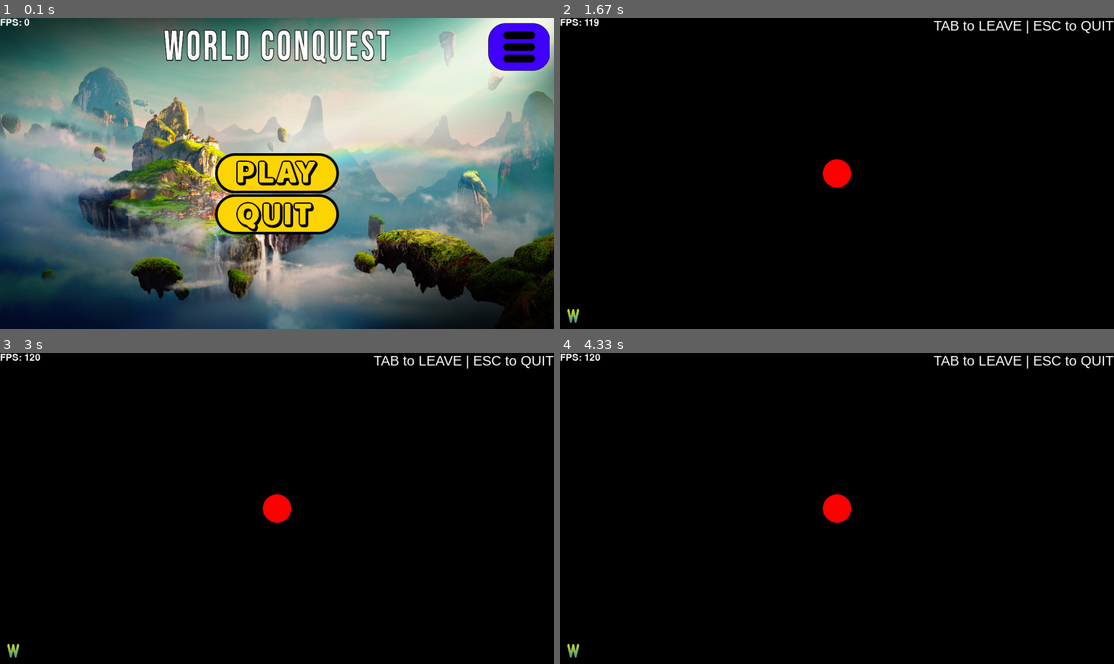
Above: before the commit, frames 1-4 (two rows, left to right).
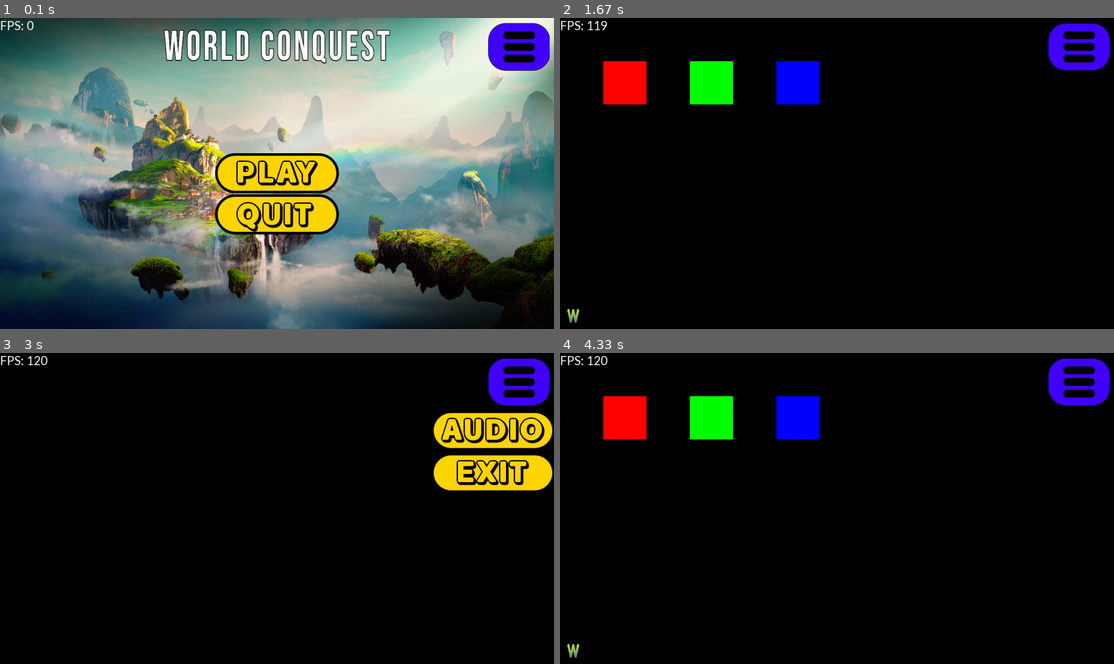
Above: after the commit, the same moments.

Repository: SWE2024/project-pygame
Game: pygame game, started from main.py
The game is run twice, just before and just after one commit, with the same random seed, the same clock (stepped at 60 frames per second) and the same inputs.
Inputs (mouse positions are in pixels of both pictures, inside the frame that each line leads up to):
- Up to frame 1 (0.1 s): no input
- Up to frame 2 (1.67 s): click (837, 173) at 0.38 s; hold Tab 0.67-1.13 s; click (665, 126) at 1.22 s; click (837, 173) at 1.55 s
- Up to frame 3 (3 s): click (288, 402) at 1.88 s; click (520, 384) at 2.22 s; click (260, 455) at 2.72 s
- Up to frame 4 (4.33 s): tap F at 3 s; click (1047, 430) at 3.38 s; click (1036, 483) at 3.72 s; click (837, 508) at 4.05 s

The runs differ from the first frame. In frame 1, 0.1% of the frame differs, in the area x 0-7%, y 0-4%; in frame 2, 5.4%; in frame 3, 6.2%, in the area x 0-100%, y 0-99%; in frame 4, 5.4%.

Commit message:
added game settings menu

Diff:
--- a/main.py
+++ b/main.py
@@ -15,11 +15,11 @@
 display_width = display_info.current_w
 display_height = display_info.current_h
 
-# choose here whether to start in resizable or fullscreen
+# choose here whether to start in resizable or full screen
 screen = pygame.display.set_mode((display_width, display_height), pygame.FULLSCREEN, vsync=0)
 # screen = pygame.display.set_mode((1280, 720), pygame.RESIZABLE, vsync = 0) # use to begin in windowed
 
-init_fullscreen = True # set to true if beginning in fullscreen
+init_fullscreen = True # set to true if beginning in full screen
 
 # file system setup
 current_path = os.path.dirname(__file__)
@@ -60,7 +60,7 @@
 
 class FPS:
     def __init__(self):
-        self.font = pygame.font.SysFont(pygame.font.get_default_font(), 32)
+        self.font = pygame.font.SysFont('Calibri', 32)
 
     def render(self, screen):
         self.text = self.font.render('FPS: ' + str(round(clock.get_fps())), True, (255, 255, 255))
@@ -68,10 +68,12 @@
 
 
 class UI:
-    # this variable holds the method to render the current scene
-    # the variable is a pointer to the actual method definitions defined below
-    # to change scene, set this variable to the scene's method and return out of the current method
-    # the while loop will run the next scene's method true this variable
+    """
+    this variable holds the method to render the current scene
+    the variable is a pointer to the actual method definitions defined below
+    to change scene, set this variable to the scene's method and return out of
+    the current method to switch
+    """
     current_page = None
 
     # change this value based on the starting screen
@@ -80,7 +82,7 @@
     fullscreen_key = pygame.K_f
 
     def __init__(self):
-        self.font = pygame.font.SysFont("Arial", 32)
+        self.font = pygame.font.SysFont('Calibri', 32)
         self.current_page = self.menu
         self.fullscreen = init_fullscreen
 
@@ -88,9 +90,9 @@
         change_music(current_path + '/assets/musicMenu.mp3')
 
     def render(self, screen):
-        self.text = self.font.render('TAB to LEAVE | ESC to QUIT', True, (255, 255, 255))
-        self.text_width = self.text.get_width()
-        screen.blit(self.text, (screen.get_width() - self.text_width, 0))
+        """
+        render all game UI required here
+        """
         self.icon = pygame.transform.scale(icon, (50, 50))
         screen.blit(self.icon, (5, screen.get_height() - 55))  # offset by 5px, so it is not stuck in the bottom left
 
@@ -143,6 +145,7 @@
                 if event.type == pygame.MOUSEBUTTONDOWN and event.button == 1:
                     if areaPlayBtn.collidepoint(event.pos):
                         self.current_page = self.game
+                        change_music(current_path + '/assets/musicBackground.mp3')
                         return
                     if areaQuitBtn.collidepoint(event.pos):
                         running = False
@@ -213,8 +216,6 @@
                         else:
                             mixer.music.set_volume(0.33)
                         return
-
-                if event.type == pygame.MOUSEBUTTONDOWN and event.button == 1:
                     if areaBackBtn.collidepoint(event.pos) or areaSettingsBtn.collidepoint(event.pos):
                         self.current_page = self.menu
                         return
@@ -260,28 +261,26 @@
     def game(self):
         global running, screen
 
-        player_pos = pygame.Vector2(screen.get_width() * 0.5, screen.get_height() * 0.5)
-
-        # load game music
-        change_music(current_path + '/assets/musicBackground.mp3')
-
         while 1:
             screen.fill("black")
-
             dt = clock.tick(165) * 0.001  # limit fps to 165 in game
 
-            pygame.draw.circle(screen, "red", player_pos, 33)
+            # insert game logic here
+            pygame.draw.rect(screen, "red", (100, 100, 100, 100))
+
+            pygame.draw.rect(screen, "green", (300, 100, 100, 100))
+
+            pygame.draw.rect(screen, "blue", (500, 100, 100, 100))
+
+            areaSettingsBtn = pygame.Rect(screen.get_width() - 144 - 10, 10, 144,
+                                          122)  # offset 10px from the edge of the screen
+            screen.blit(btnSettings, (screen.get_width() - 144 - 10, 10))
+            cursor_pos = pygame.mouse.get_pos()
+            if areaSettingsBtn.collidepoint(cursor_pos):
+                screen.blit(btnSettingsHover, (screen.get_width() - 144 - 10, 10))
 
             keys = pygame.key.get_pressed()
 
-            if (keys[pygame.K_w] or keys[pygame.K_UP]) and player_pos.y > 0:
-                player_pos.y -= 500 * dt
-            if (keys[pygame.K_s] or keys[pygame.K_DOWN]) and player_pos.y < screen.get_height():
-                player_pos.y += 500 * dt
-            if (keys[pygame.K_a] or keys[pygame.K_LEFT]) and player_pos.x > 0:
-                player_pos.x -= 500 * dt
-            if (keys[pygame.K_d] or keys[pygame.K_RIGHT]) and player_pos.x < screen.get_width():
-                player_pos.x += 500 * dt
             if keys[pygame.K_TAB]:
                 self.current_page = self.menu
                 # load menu music
@@ -300,6 +299,11 @@
                     running = False
                     return
 
+                if event.type == pygame.MOUSEBUTTONDOWN and event.button == 1:
+                    if areaSettingsBtn.collidepoint(event.pos):
+                        self.current_page = self.game_settings
+                        return
+
                 if event.type == pygame.KEYDOWN and event.key == self.fullscreen_key:
                     if self.fullscreen:
                         screen = pygame.display.set_mode((1280, 720), pygame.RESIZABLE, vsync=0)
@@ -310,10 +314,72 @@
 
             pygame.display.flip()
 
+    def game_settings(self):
+        global screen, running
+
+        while 1:
+            screen.fill('black')
+            dt = clock.tick(165) * 0.001  # limit fps to 165 in game
+
+            areaAudioBtn = pygame.Rect(screen.get_width() - 289 - 5, 132, 289, 90)
+            screen.blit(btnAudio, (screen.get_width() - 289 - 5, 132))
+
+            areaExitBtn = pygame.Rect(screen.get_width() - 289 - 5, 230, 289, 90)
+            screen.blit(btnExit, (screen.get_width() - 289 - 5, 230))
+
+            areaSettingsBtn = pygame.Rect(screen.get_width() - 144 - 10, 10, 144,
+                                          122)  # offset 10px from the edge of the screen
+            screen.blit(btnSettings, (screen.get_width() - 144 - 10, 10))
+
+            cursor_pos = pygame.mouse.get_pos()
+            if areaAudioBtn.collidepoint(cursor_pos):
+                screen.blit(btnAudioHover, (screen.get_width() - 289 - 5, 132))
+            elif areaExitBtn.collidepoint(cursor_pos):
+                screen.blit(btnExitHover, (screen.get_width() - 289 - 5, 230))
+            elif areaSettingsBtn.collidepoint(cursor_pos):
+                screen.blit(btnSettingsHover, (screen.get_width() - 144 - 10, 10))
+
+            for event in pygame.event.get():
+                if event.type == pygame.QUIT:
+                    running = False
+                    return
+
+                if event.type == pygame.MOUSEBUTTONDOWN and event.button == 1:
+                    if areaAudioBtn.collidepoint(event.pos):
+                        volume = mixer.music.get_volume()
+                        if volume > 0:
+                            mixer.music.set_volume(0)
+                        else:
+                            mixer.music.set_volume(0.33)
+                        return
+                    if areaExitBtn.collidepoint(event.pos):
+                        self.current_page = self.menu
+                        # load menu music
+                        change_music(current_path + '/assets/musicMenu.mp3')
+                        return
+                    if areaSettingsBtn.collidepoint(event.pos):
+                        self.current_page = self.game
+                        return
+
+                if event.type == pygame.KEYDOWN and event.key == self.fullscreen_key:
+                    if self.fullscreen:
+                        screen = pygame.display.set_mode((1280, 720), pygame.RESIZABLE, vsync=0)
+                        self.fullscreen = False
+                    else:
+                        screen = pygame.display.set_mode((0, 0), pygame.FULLSCREEN, vsync=0)
+                        self.fullscreen = True
+
+            """
+            render only the button area, to improve performance and reduce unnecessary rendering
+            """
+            pygame.draw.rect(screen, (0, 0, 0, 255), pygame.Rect(0, 0, 100, 25))  # prevents FPS values overlapping
+            fps.render(screen)
+            pygame.display.update(pygame.Rect(0, 0, 100, 25))
+            pygame.display.update(pygame.Rect(screen.get_width() - 289 - 10, 0, 304, 322))
+
 
 fps = FPS()
 ui = UI()
-
 running = True
 while running:
     ui.current_page()
